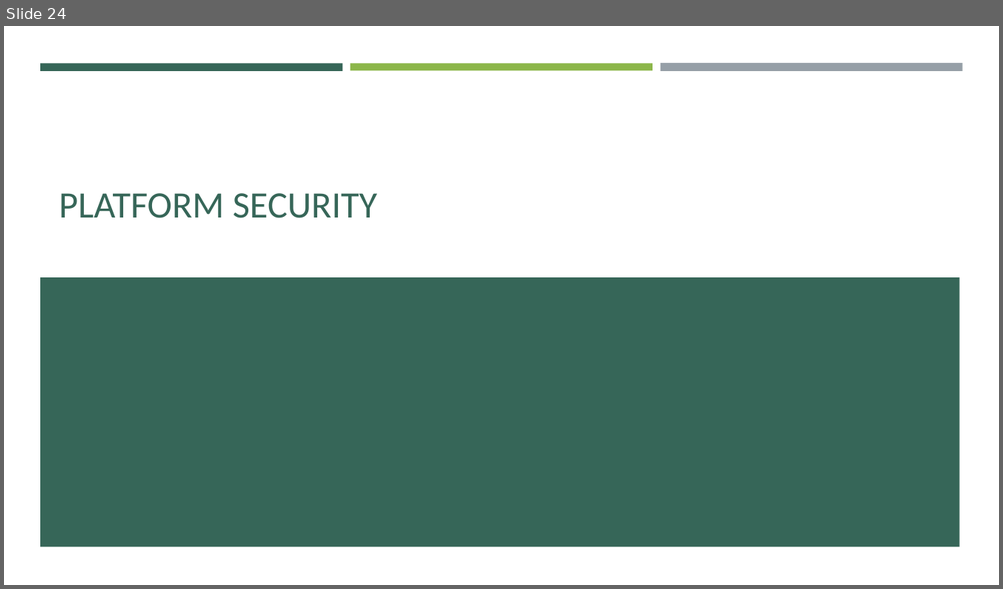
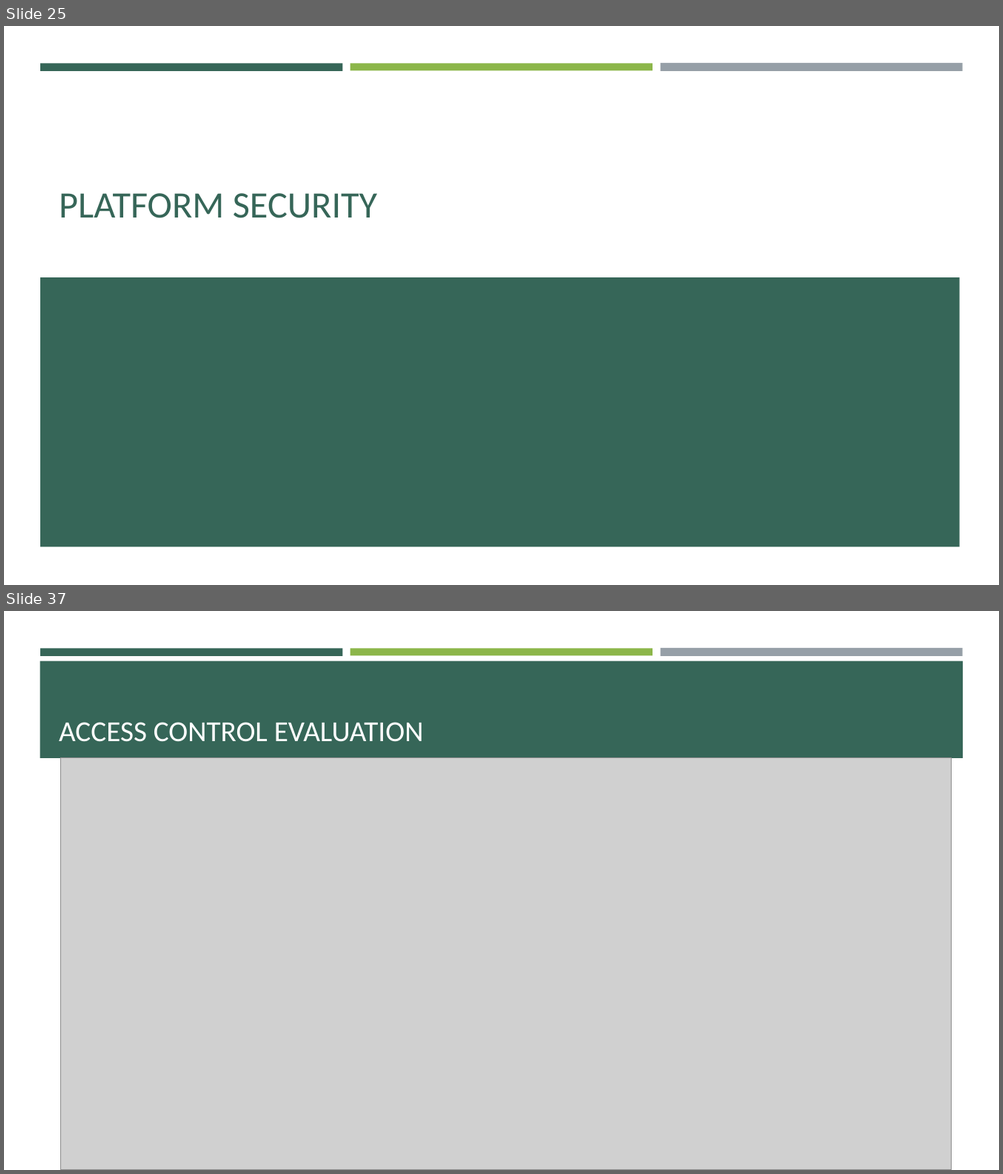
Before and after one commit to e-m-wilson/SNOW, a slide deck: Week_4/Database_Management_&_Platform_Security.pptx. Shown one above the other, each under a label of ours: slide 24 before the commit, slides 25 and 37 after it; the slides between them are not shown. The pictures are 1003x589 and 1003x1174 pixels, drawn with LibreOffice and Linux fonts; fonts in the diff are those of the drawing; grey boxes stand for pictures. Boxes give left, top, right and bottom in pixels: in the first picture for what was removed or moved away, otherwise in the second. Text is boxed around its words. In the diff, an @@ line names an element or a change of style, - is before the commit and + after.

```diff
--- a/Week_4/Database_Management_&_Platform_Security.pptx
+++ b/Week_4/Database_Management_&_Platform_Security.pptx
@@ slide 37 added at (4,611,999,1170), background #FFFFFF; not listed: 3 template elements that a slide beside it also shows @@
@@ rectangle added at (40,661,963,758), fill #366658 @@
@@ title added at (59,722,424,742), 28 pt, text #FFFFFF @@
+ACCESS CONTROL EVALUATION
@@ picture added at (60,758,950,1170) @@
@@ what was slide 24 is now slide 25 @@
```
Also in this commit, not shown: 4 slides changed, 13 other slides added, 4 other files.
